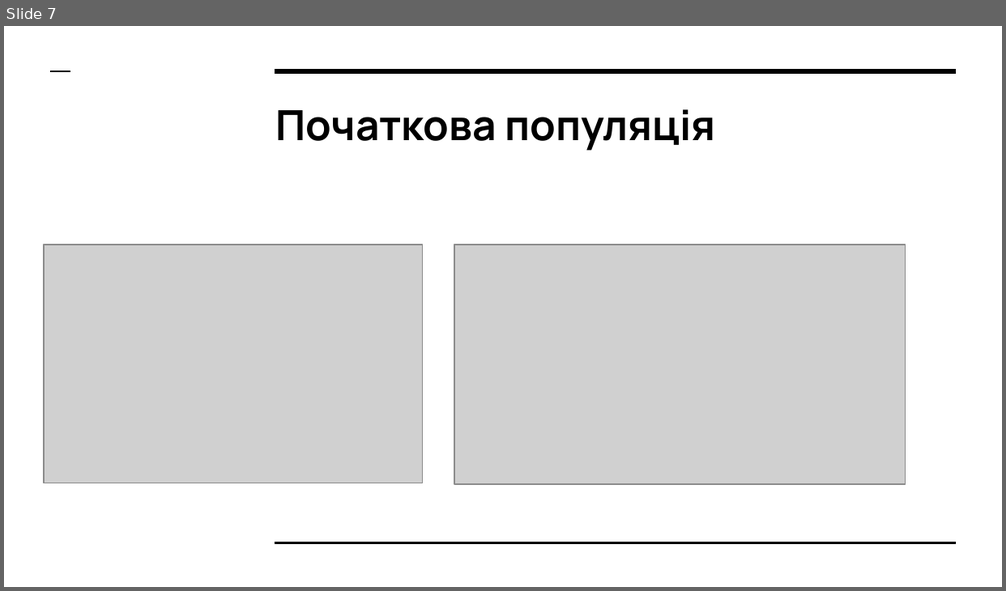
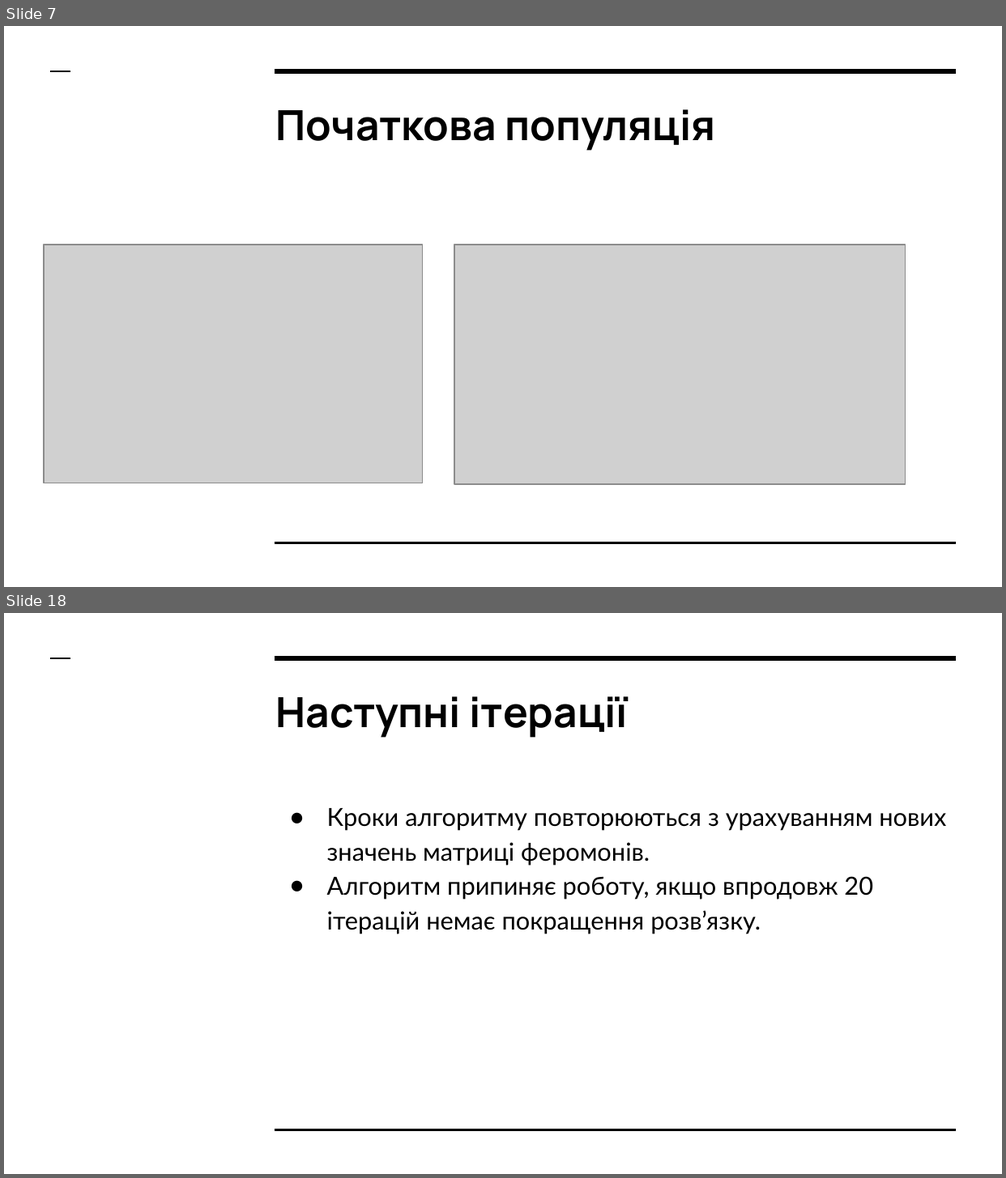
Before and after one commit to GennadyBerezinsky/kursach_do, a slide deck: Задача Ноя.pptx. Shown one above the other, each under a label of ours: slide 7 before the commit, slides 7 and 18 after it; the slides between them are not shown. The pictures are 1006x591 and 1006x1178 pixels, drawn with LibreOffice and Linux fonts; fonts in the diff are those of the drawing; grey boxes stand for pictures. Boxes give left, top, right and bottom in pixels: in the first picture for what was removed or moved away, otherwise in the second. Text is boxed around its words. In the diff, an @@ line names an element or a change of style, - is before the commit and + after.

```diff
--- a/Задача Ноя.pptx
+++ b/Задача Ноя.pptx
@@ slide 18 added at (4,613,1002,1174), background #FFFFFF; not listed: 3 template elements that a slide beside it also shows @@
@@ title added at (276,696,628,738), 30 pt, text #000000, bold @@
+Наступні ітерації
@@ text added at (327,808,946,935), 18 pt, text #000000 @@
+● Кроки алгоритму повторюються з урахуванням нових значень матриці феромонів.
+● Алгоритм припиняє роботу, якщо впродовж 20 ітерацій немає покращення розв’язку.
```
Also in this commit, not shown: 15 other slides added, 1 slide removed, 9 other files.
